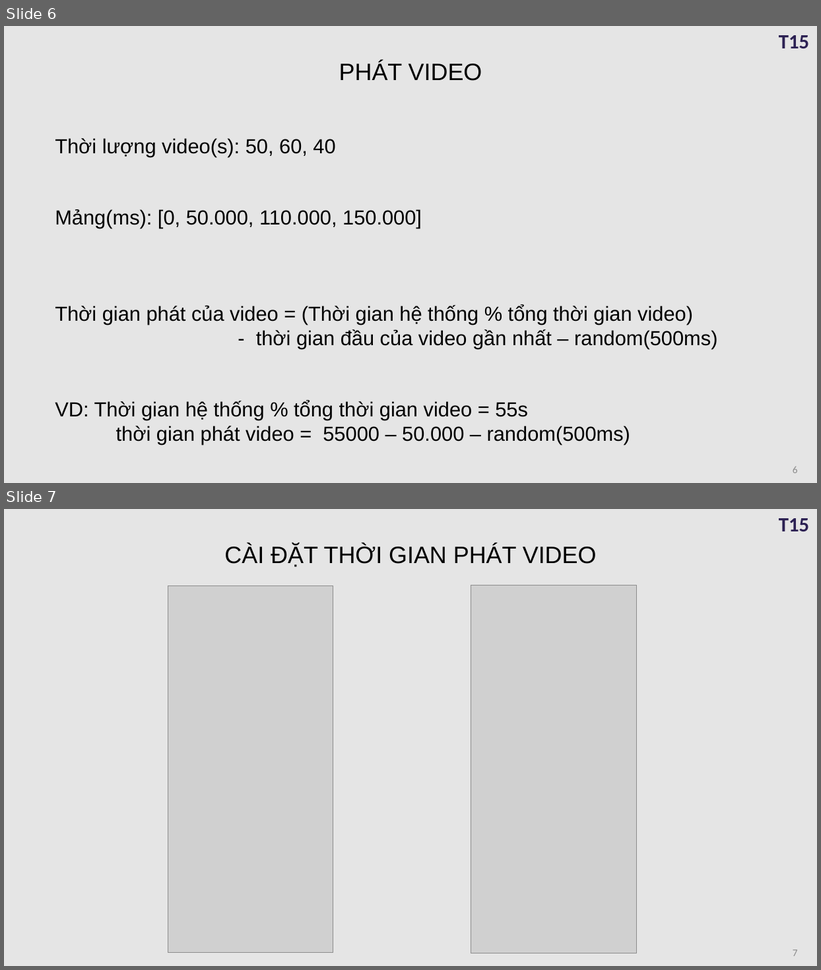
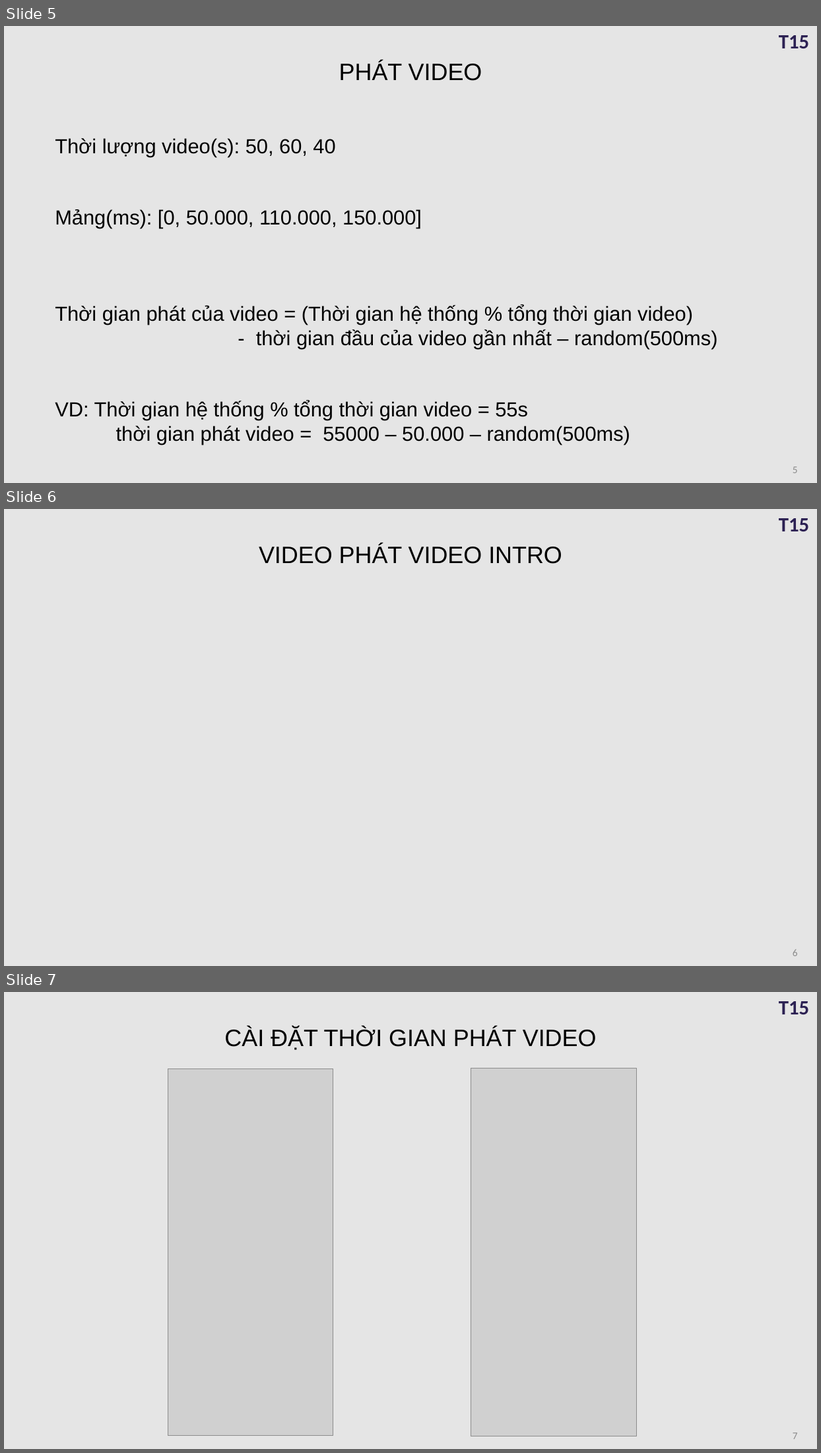
Before and after one commit to daihieptn97/share, a slide deck: Đồ án/BaoCao.pptx. Shown one above the other, each under a label of ours: slides 6 and 7 before the commit, slides 5, 6 and 7 after it. The pictures are 821x970 and 821x1453 pixels, drawn with LibreOffice and Linux fonts; fonts in the diff are those of the drawing; grey boxes stand for pictures. Boxes give left, top, right and bottom in pixels: in the first picture for what was removed or moved away, otherwise in the second. Text is boxed around its words. In the diff, an @@ line names an element or a change of style, - is before the commit and + after.

```diff
--- a/Đồ án/BaoCao.pptx
+++ b/Đồ án/BaoCao.pptx
@@ slide 6 added at (4,509,817,966), background #E5E5E5; not listed: 1 template element that a slide beside it also shows @@
@@ text added at (259,545,562,564), 28 pt, text #000000 @@
+VIDEO PHÁT VIDEO INTRO
@@ page number added at (793,950,798,956), 12 pt, text #8C8C8C @@
+6
@@ what was slide 6 is now slide 5 @@
@@ page number at (793,467,798,473): text changed @@
-6
+5
```
Also in this commit, not shown: 4 slides changed, 1 slide removed, 1 other file.
